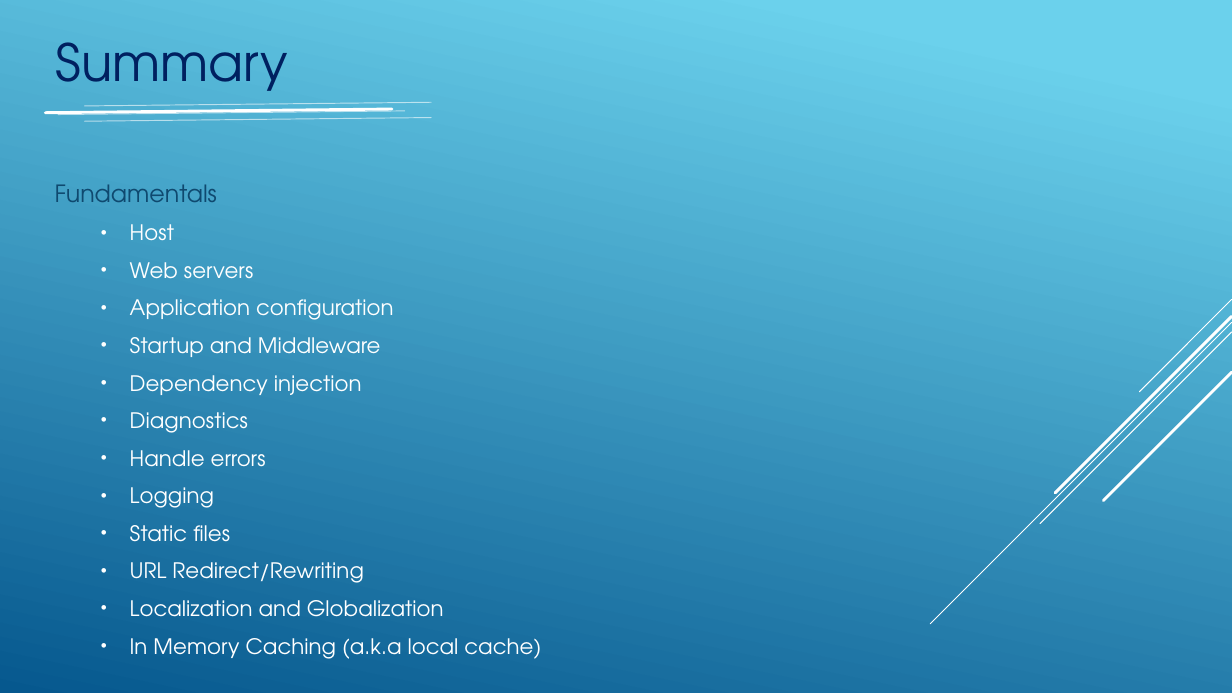
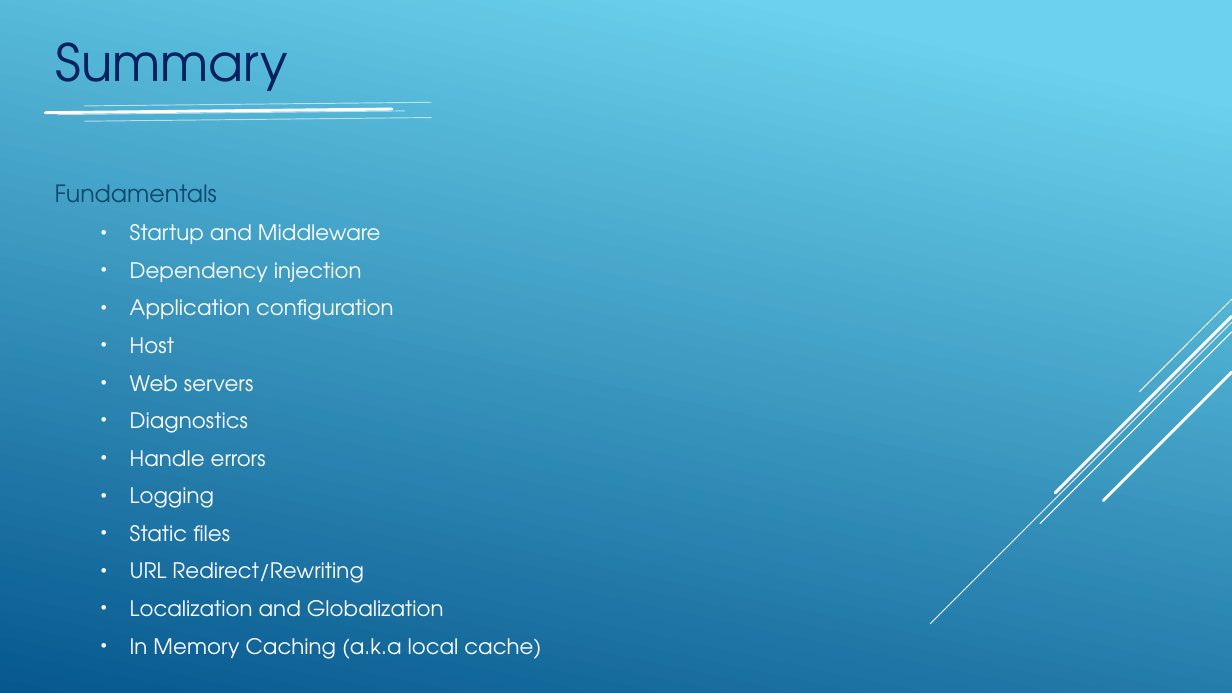
Before and after one commit to igorlimon/dotnetcore-iquest, a slide deck: slide 4 of Asp-net-core PeakIT.pptx. Drawn at 1232x693 pixels with LibreOffice and Linux fonts; fonts in the diff are those of the drawing. Boxes give left, top, right and bottom in pixels: in the first picture for what was removed or moved away, otherwise in the second. Text is boxed around its words. In the diff, an @@ line names an element or a change of style, - is before the commit and + after.

Commit message:
Finish configuration

```diff
--- a/Asp-net-core PeakIT.pptx
+++ b/Asp-net-core PeakIT.pptx
@@ text at (130,224,394,320): paragraphs added @@
+  • Startup and Middleware
+  • Dependency injection
+  • Application configuration
@@ text at (130,299,394,395): paragraphs removed @@
-  • Application configuration
-  • Startup and Middleware
-  • Dependency injection
```
Also in this commit, not shown: 5 other slides changed, 1 slide added, 1 slide removed, 12 other files.
